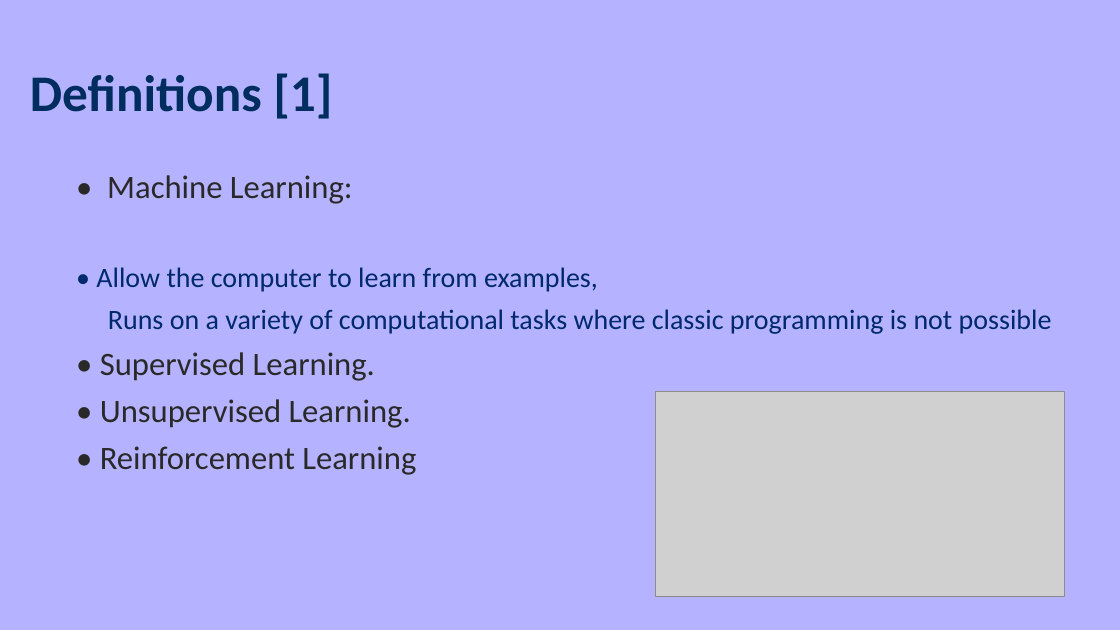
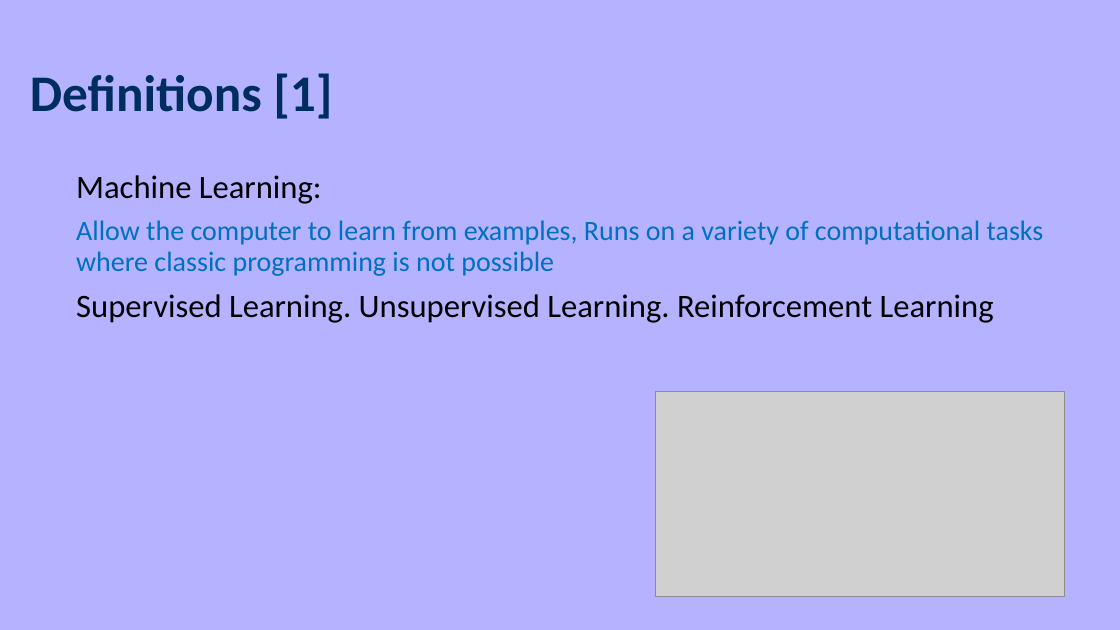
Before and after one commit to moran-abitbul/PreFix, a slide deck: slide 3 of server/uploads/updated-check.pptx. Drawn at 1120x630 pixels with LibreOffice and Linux fonts; fonts in the diff are those of the drawing; grey boxes stand for pictures. Boxes give left, top, right and bottom in pixels: in the first picture for what was removed or moved away, otherwise in the second. Text is boxed around its words. In the diff, an @@ line names an element or a change of style, - is before the commit and + after.

```diff
--- a/server/uploads/updated-check.pptx
+++ b/server/uploads/updated-check.pptx
@@ text at (76,175,1044,323): text changed; text colour #00286C to #0070C0 @@
-• Machine Learning:
-• Allow the computer to learn from examples,
-Runs on a variety of computational tasks where classic programming is not possible
-• Supervised Learning.
-• Unsupervised Learning.
-• Reinforcement Learning
+Machine Learning:
+Allow the computer to learn from examples, Runs on a variety of computational tasks where classic programming is not possible
+Supervised Learning. Unsupervised Learning. Reinforcement Learning
```
Also in this commit, not shown: 6 other slides changed, 1 slide removed, 8 other files.
